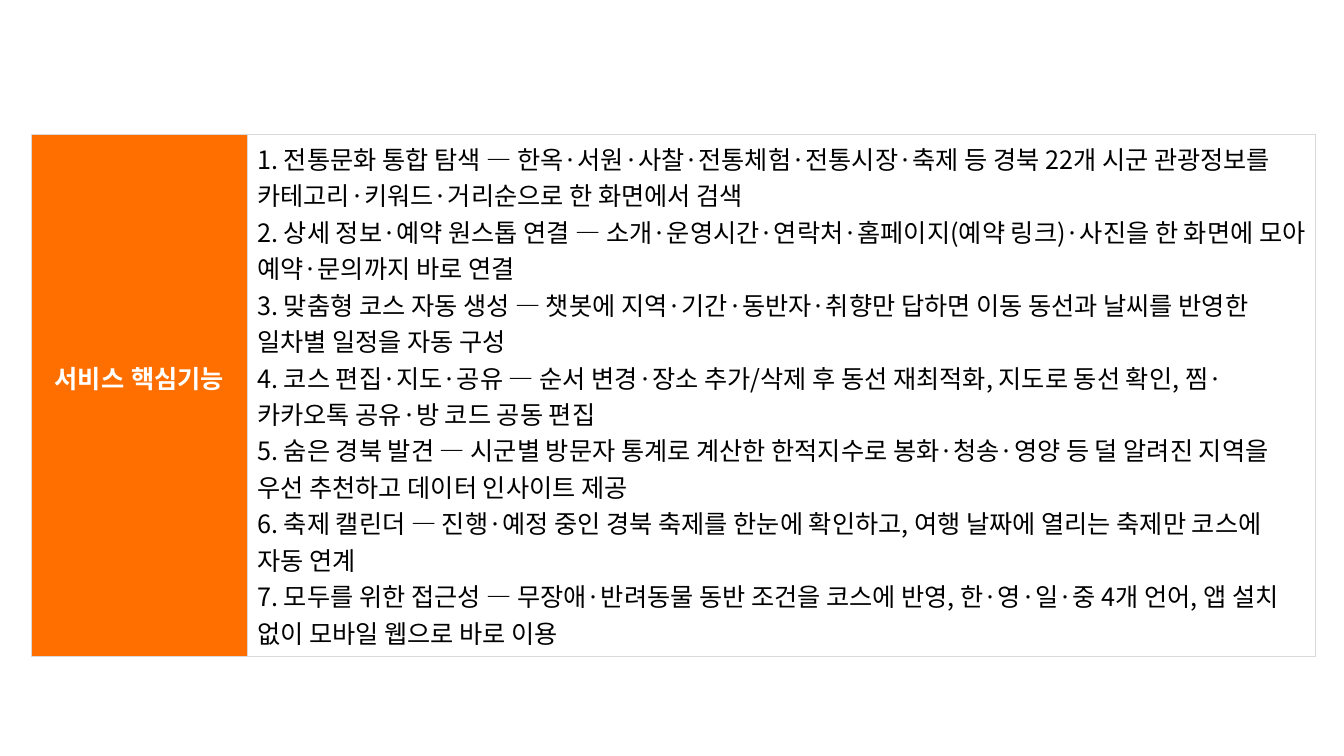
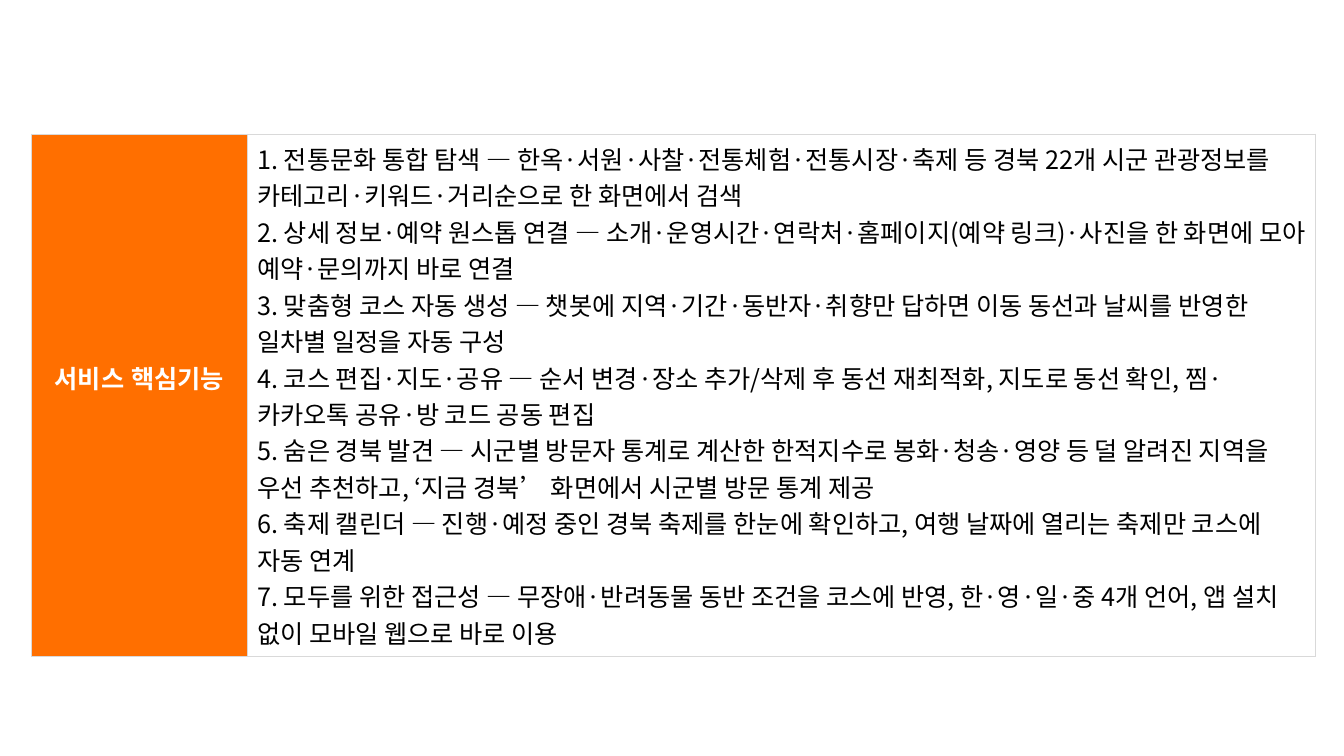
Before and after one commit to simsohyeon/StayMaru, a slide deck: slide 3 of doc/공모전/쉼마루_서비스소개서_v5.pptx. Drawn at 1344x756 pixels with LibreOffice and Linux fonts; fonts in the diff are those of the drawing; background and template pictures are left out. Boxes give left, top, right and bottom in pixels: in the first picture for what was removed or moved away, otherwise in the second. Text is boxed around its words. In the diff, an @@ line names an element or a change of style, - is before the commit and + after.

```diff
--- a/doc/공모전/쉼마루_서비스소개서_v5.pptx
+++ b/doc/공모전/쉼마루_서비스소개서_v5.pptx
@@ table at [31,134,1316,656] @@
-row 1, column 2: 1. 전통문화 통합 탐색 — 한옥·서원·사찰·전통체험·전통시장·축제 등 경북 22개 시군 관광정보를 카테고리·키워드·거리순으로 한 화면에서 검색 / 2. 상세 정보·예약 원스톱 연결 — 소개·운영시간·연락처·홈페이지(예약 링크)·사진을 한 화면에 모아 예약·문의까지 바로 연결 / 3. 맞춤형 코스 자동 생성 — 챗봇에 지역·기간·동반자·취향만 답하면 이동 동선과 날씨를 반영한 일차별 일정을 자동 구성 / 4. 코스 편집·지도·공유 — 순서 변경·장소 추가/삭제 후 동선 재최적화, 지도로 동선 확인, 찜·카카오톡 공유·방 코드 공동 편집 / 5. 숨은 경북 발견 — 시군별 방문자 통계로 계산한 한적지수로 봉화·청송·영양 등 덜 알려진 지역을 우선 추천하고 데이터 인사이트 제공 / 6. 축제 캘린더 — 진행·예정 중인 경북 축제를 한눈에 확인하고, 여행 날짜에 열리는 축제만 코스에 자동 연계 / 7. 모두를 위한 접근성 — 무장애·반려동물 동반 조건을 코스에 반영, 한·영·일·중 4개 언어, 앱 설치 없이 모바일 웹으로 바로 이용
+row 1, column 2: 1. 전통문화 통합 탐색 — 한옥·서원·사찰·전통체험·전통시장·축제 등 경북 22개 시군 관광정보를 카테고리·키워드·거리순으로 한 화면에서 검색 / 2. 상세 정보·예약 원스톱 연결 — 소개·운영시간·연락처·홈페이지(예약 링크)·사진을 한 화면에 모아 예약·문의까지 바로 연결 / 3. 맞춤형 코스 자동 생성 — 챗봇에 지역·기간·동반자·취향만 답하면 이동 동선과 날씨를 반영한 일차별 일정을 자동 구성 / 4. 코스 편집·지도·공유 — 순서 변경·장소 추가/삭제 후 동선 재최적화, 지도로 동선 확인, 찜·카카오톡 공유·방 코드 공동 편집 / 5. 숨은 경북 발견 — 시군별 방문자 통계로 계산한 한적지수로 봉화·청송·영양 등 덜 알려진 지역을 우선 추천하고, ‘지금 경북’ 화면에서 시군별 방문 통계 제공 / 6. 축제 캘린더 — 진행·예정 중인 경북 축제를 한눈에 확인하고, 여행 날짜에 열리는 축제만 코스에 자동 연계 / 7. 모두를 위한 접근성 — 무장애·반려동물 동반 조건을 코스에 반영, 한·영·일·중 4개 언어, 앱 설치 없이 모바일 웹으로 바로 이용
```
Also in this commit, not shown: 2 other slides changed, 3 other files.
